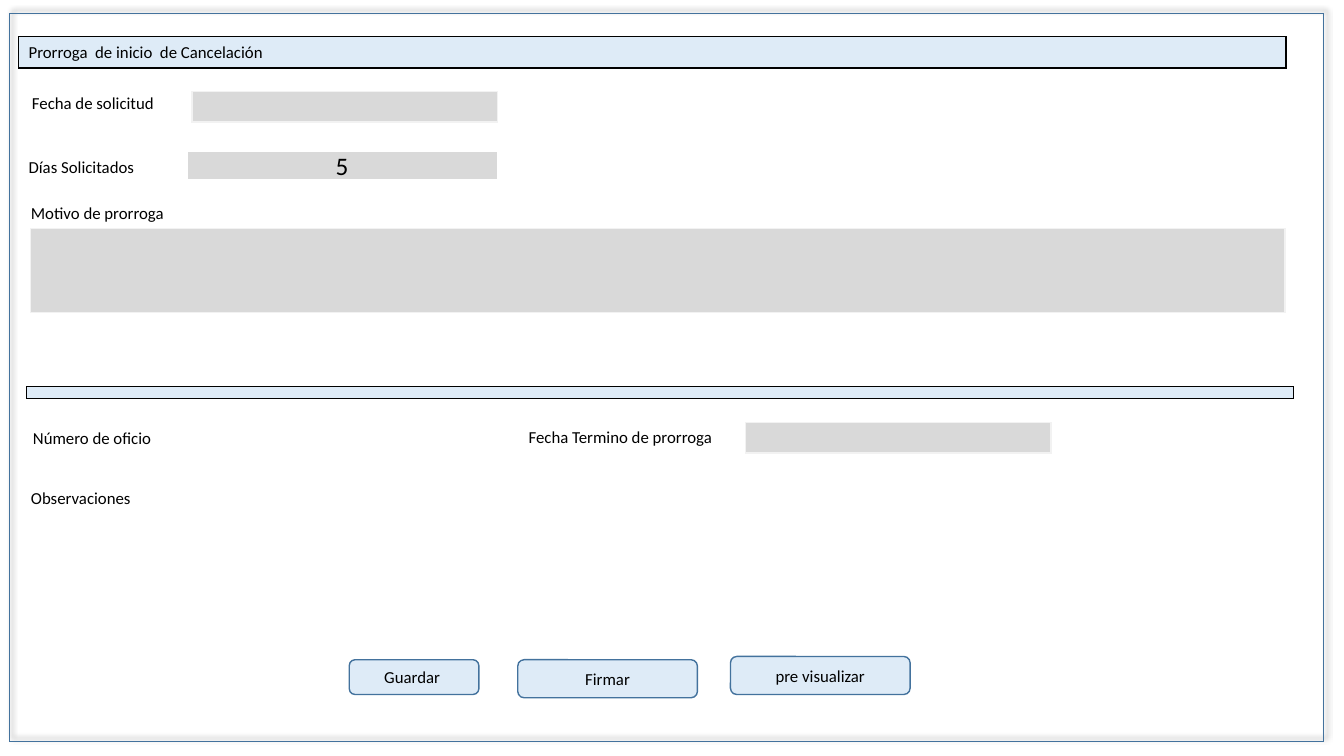
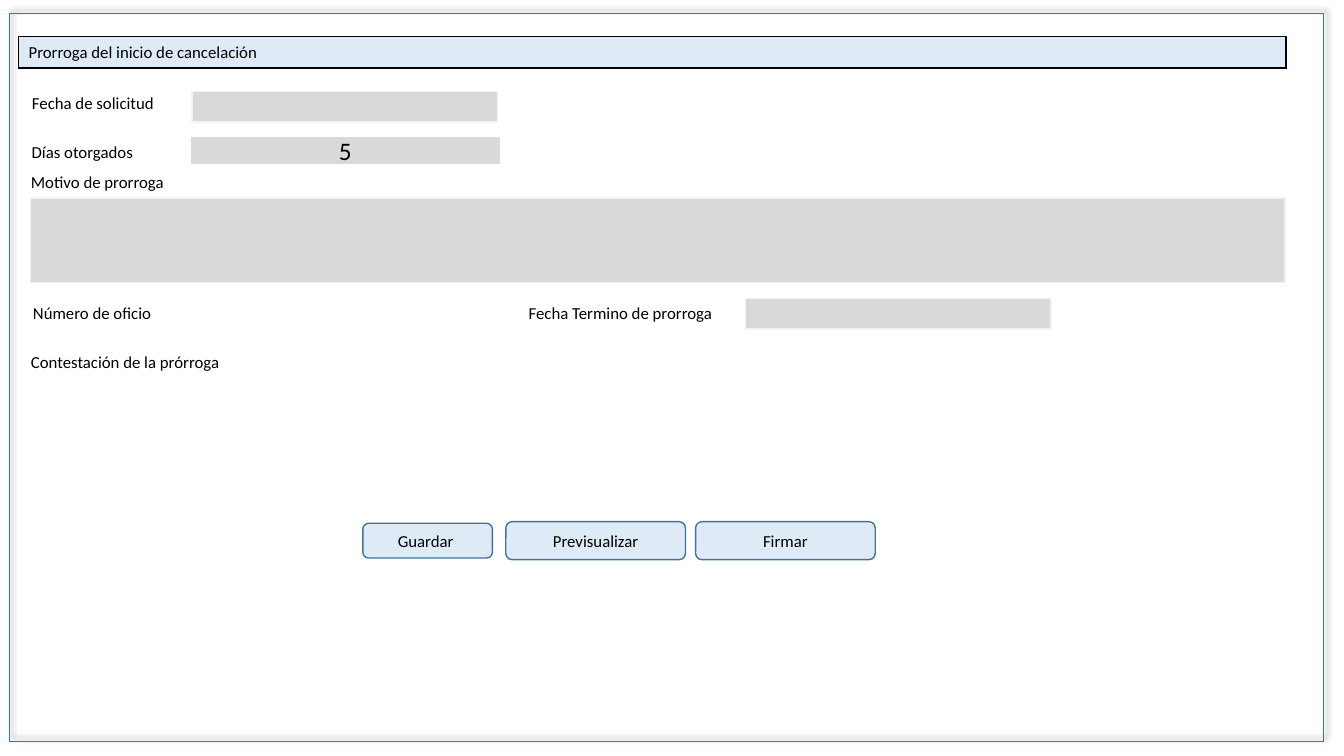
Before and after one commit to EDDIE83/Documentos, a slide deck: slide 18 of TAF 092019/Cancelación.pptx. Drawn at 1344x756 pixels with LibreOffice and Linux fonts; fonts in the diff are those of the drawing. Boxes give left, top, right and bottom in pixels: in the first picture for what was removed or moved away, otherwise in the second. Text is boxed around its words. In the diff, an @@ line names an element or a change of style, - is before the commit and + after.

```diff
--- a/TAF 092019/Cancelación.pptx
+++ b/TAF 092019/Cancelación.pptx
@@ text in rectangle at <box>29,46,257,61</box>: text changed @@
-Prorroga de inicio de Cancelación
+Prorroga del inicio de cancelación
@@ text at <box>32,146,133,161</box>: text changed @@
-Días Solicitados
+Días otorgados
@@ rectangle "5": place and size @@
-rectangle "5" at <box>189,152,496,177</box>
+rectangle "5" at <box>192,137,499,162</box>
@@ text "Motivo de prorroga": place and size @@
-text "Motivo de prorroga" at <box>31,207,163,222</box>
+text "Motivo de prorroga" at <box>31,176,163,191</box>
@@ rectangle: place and size @@
-rectangle at <box>30,229,1286,314</box>
+rectangle at <box>30,198,1286,282</box>
@@ 2 texts, 1 rectangle: place and size @@
-2 texts, 1 rectangle at <box>33,422,1052,453</box>
+2 texts, 1 rectangle at <box>33,298,1052,329</box>
@@ text at <box>31,356,219,371</box>: text changed @@
-Observaciones
+Contestación de la prórroga
@@ rectangle removed at <box>26,387,1294,399</box> @@
@@ rounded rectangle "Guardar": place and size @@
-rounded rectangle "Guardar" at <box>350,660,480,695</box>
+rounded rectangle "Guardar" at <box>363,523,493,558</box>
@@ rounded rectangle added at <box>506,522,686,561</box>, fill #DEEBF7, outline #43739E 1 pt, 12 pt, text #000000 @@
+Previsualizar
@@ rounded rectangle "Firmar": place and size @@
-rounded rectangle "Firmar" at <box>518,660,698,699</box>
+rounded rectangle "Firmar" at <box>696,522,875,561</box>
@@ rounded rectangle removed at <box>731,656,910,695</box> @@
-pre visualizar
```
Also in this commit, not shown: 20 other slides changed, 4 other files.
